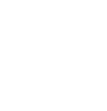
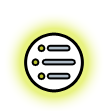
Two versions of the same layered image (w=107, h=111). Layer-by-layer changes:
added group "History" with 8 layers above "Refresh button" over 27, 35, 81, 90
added layer "Shape 3 copy" in group "History" over 43, 60, 74, 64
added layer "Shape 3 copy 2" in group "History" over 48, 74, 69, 78
added layer "Shape 3" in group "History" over 48, 46, 69, 50
added layer "Shape 2 copy" in group "History" over 33, 60, 38, 65
added layer "Shape 2 copy 2" in group "History" over 39, 74, 44, 79
added layer "Shape 2" in group "History" over 39, 46, 44, 51
moved "Circle" (2nd of 2, in "History") into group "History" over 27, 35, 81, 90
